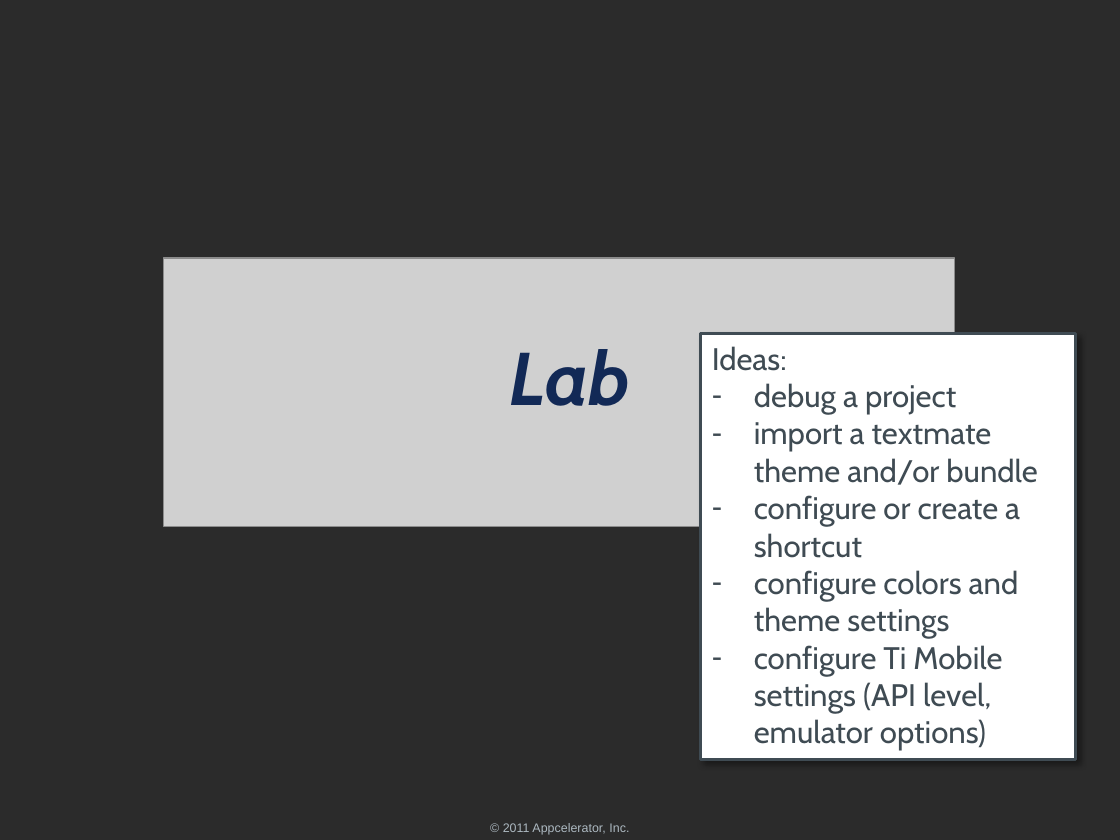
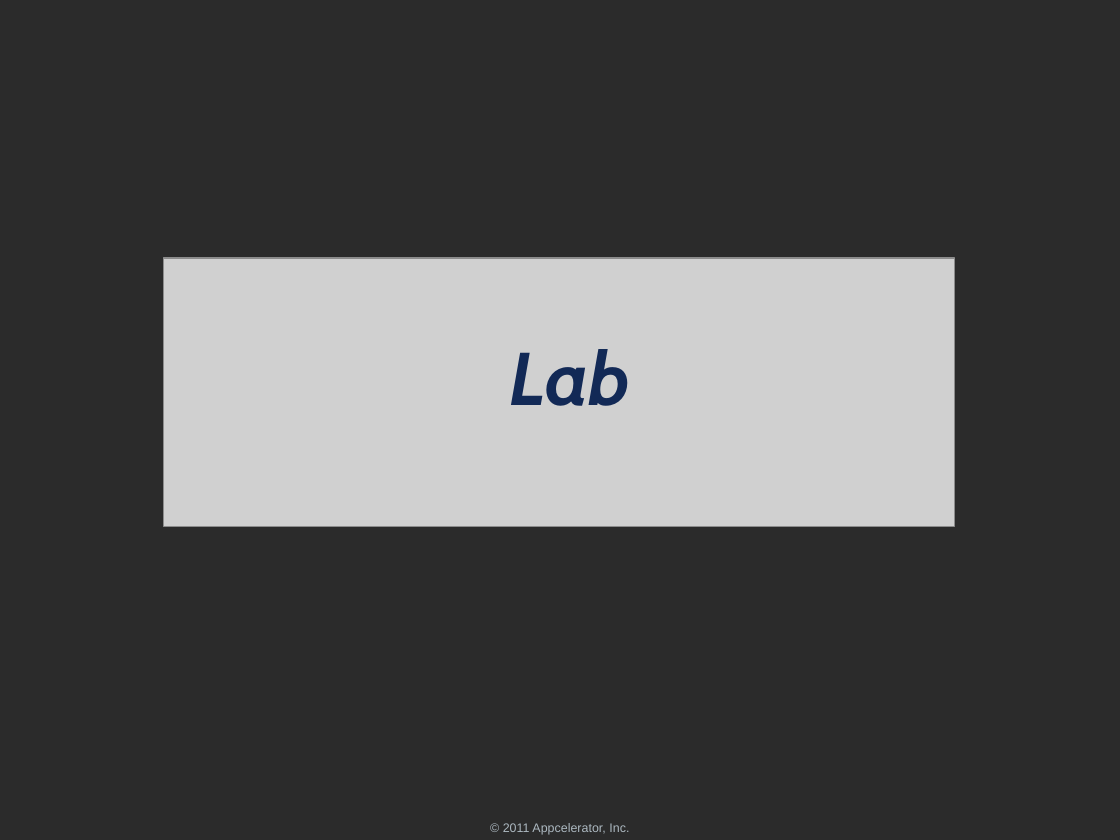
Before and after one commit to appcelerator-forks/appcelerator-training.tcmd_certification, a slide deck: slide 21 of 300/300.pptx. Drawn at 1120x840 pixels with LibreOffice and Linux fonts; fonts in the diff are those of the drawing; grey boxes stand for pictures; background and template pictures are left out; a plain dark background stands for a picture behind light text. Boxes give left, top, right and bottom in pixels: in the first picture for what was removed or moved away, otherwise in the second. Text is boxed around its words. In the diff, an @@ line names an element or a change of style, - is before the commit and + after.

```diff
--- a/300/300.pptx
+++ b/300/300.pptx
@@ rectangle removed at [701,334,1076,759] @@
-Ideas:
-– debug a project
-– import a textmate theme and/or bundle
-– configure or create a shortcut
-– configure colors and theme settings
-– configure Ti Mobile settings (API level, emulator options)
```
Also in this commit, not shown: 4 other slides changed.
